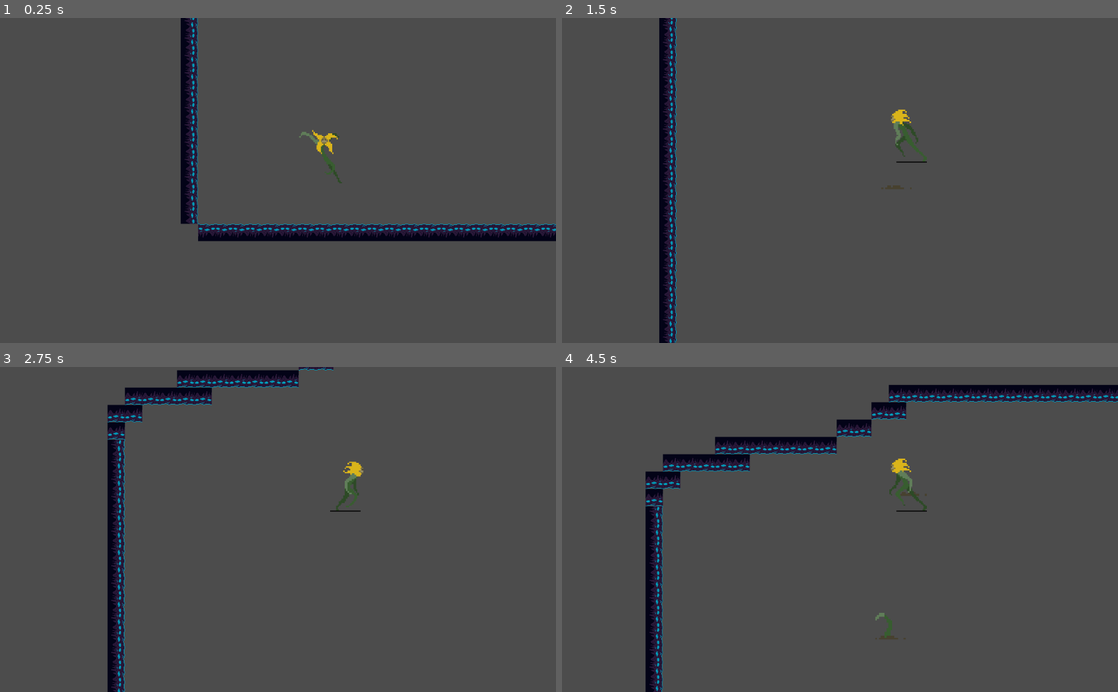
Above: before the commit, frames 1-4 (two rows, left to right).
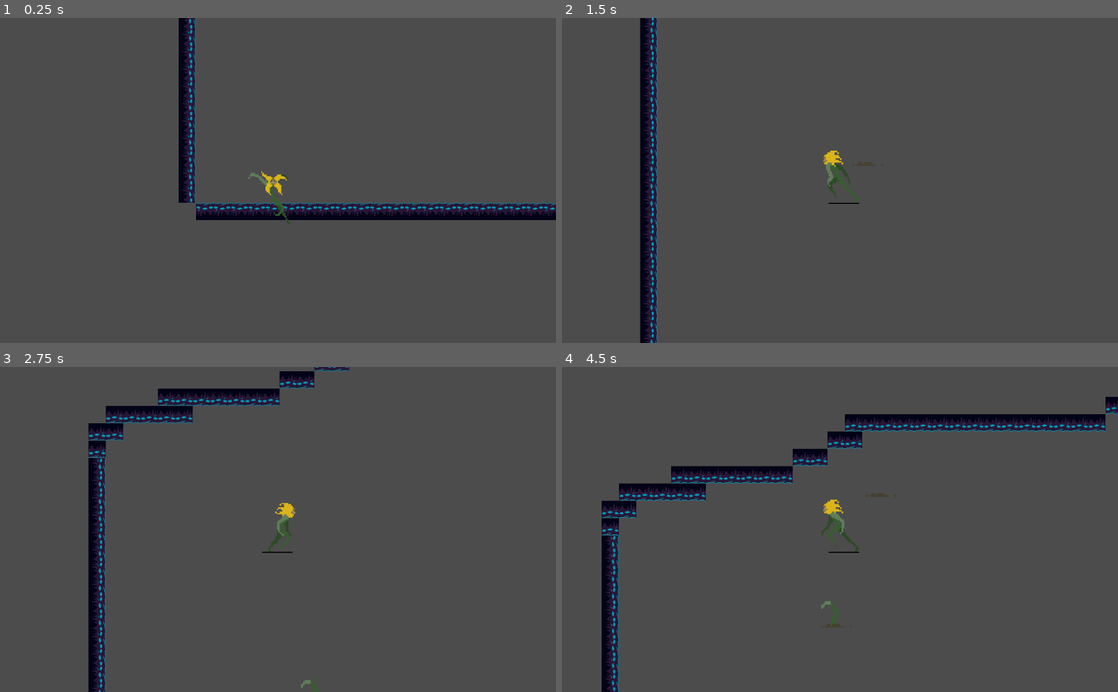
Above: after the commit, the same moments.

Repository: SpencerClark5/Bloom
Game: Godot game, scene res://Scenes/Game.tscn
The game is run twice, just before and just after one commit, with the same random seed, the same clock (stepped at 60 frames per second) and the same inputs.
Inputs:
- Up to frame 1 (0.25 s): no input
- Up to frame 2 (1.5 s): hold D (Right) 0.53-1.28 s; tap Space (Jump) at 0.6, 0.77, 1.07 s; hold A (Left) from 1.28 s (still down); tap P (Plant) at 1.35 s
- Up to frame 3 (2.75 s): tap Space (Jump) at 1.52, 1.55, 1.82, 2.1 s; release A (Left) at 2.03 s; hold D (Right) from 2.03 s (still down)
- Up to frame 4 (4.5 s): tap P (Plant) at 2.85, 4.35 s; tap Space (Jump) at 3.02, 3.05, 3.32, 3.6, 3.77, 4.07 s; release D (Right) at 3.53 s; hold A (Left) from 3.53 s (still down)

The runs differ from the first frame. In frame 1, 8.4% of the frame differs, in the area x 32-100%, y 0-69%; in frame 2, 6.9%; in frame 3, 8.7%; in frame 4, 14%, in the area x 7-100%, y 5-100%.

Commit message:
Pushing updated game scene/Changed character

Diff:
--- a/BloomGame/Scenes/Game.tscn
+++ b/BloomGame/Scenes/Game.tscn
@@ -59,8 +59,9 @@
 [node name="floor" type="TileMap" parent="."]
 tile_set = SubResource( 2 )
 cell_size = Vector2( 32, 32 )
+show_collision = true
 format = 1
 tile_data = PoolIntArray( -2686901, 1610612736, 0, -2686900, 1610612736, 0, -2686899, 1610612736, 0, -2686898, 16106127 …(7488 unchanged characters)…
 
 [node name="WalkTest" parent="." instance=ExtResource( 4 )]
-position = Vector2( -308, 28 )
+position = Vector2( -326, 33 )
--- a/BloomGame/Scenes/WalkTest.tscn
+++ b/BloomGame/Scenes/WalkTest.tscn
@@ -83,14 +83,14 @@
 
 [sub_resource type="SpriteFrames" id=1]
 animations = [ {
+"frames": [ ExtResource( 19 ), ExtResource( 14 ), ExtResource( 16 ), ExtResource( 17 ), ExtResource( 18 ), ExtResource( 15 ), ExtResource( 20 ) ],
+"loop": true,
+"name": "Jump",
+"speed": 3.5
+}, {
 "frames": [ ExtResource( 5 ), ExtResource( 2 ), ExtResource( 3 ), ExtResource( 6 ), ExtResource( 12 ), ExtResource( 4 ), ExtResource( 13 ), ExtResource( 9 ), ExtResource( 7 ), ExtResource( 10 ), ExtResource( 8 ), ExtResource( 11 ) ],
 "loop": true,
 "name": "Walking",
-"speed": 3.5
-}, {
-"frames": [ ExtResource( 19 ), ExtResource( 14 ), ExtResource( 16 ), ExtResource( 17 ), ExtResource( 18 ), ExtResource( 15 ), ExtResource( 20 ) ],
-"loop": true,
-"name": "Jump",
 "speed": 3.5
 } ]
 
@@ -104,7 +104,6 @@
 anims/Walking = SubResource( 2 )
 
 [node name="AnimatedSprite" type="AnimatedSprite" parent="."]
-position = Vector2( 72, -119 )
 scale = Vector2( 2.6289, 2.72266 )
 frames = SubResource( 1 )
 animation = "Jump"
@@ -112,11 +111,11 @@
 speed_scale = 4.0
 
 [node name="CollisionShape2D" type="CollisionPolygon2D" parent="."]
-position = Vector2( 65, -76 )
-polygon = PoolVector2Array( -23, -60, -7, -61, 11, -53, 18, -46, 21, -26, 19, -6, 17, 5, 8, 23, 16, 36, 16, 43, -42, 43, -43, 31, -27, 29 )
+position = Vector2( 13, 16 )
+polygon = PoolVector2Array( -56, -60, -7, -61, 11, -53, 18, -46, 21, -26, 19, -6, 17, 5, 16, 24, 13, 27, -2, 28, -42, 28, -50, 25, -50, 0 )
 
 [node name="Camera2D" type="Camera2D" parent="."]
-position = Vector2( -56, -40 )
+position = Vector2( -3, 3 )
 current = true
 limit_left = -845
 limit_top = -1440
